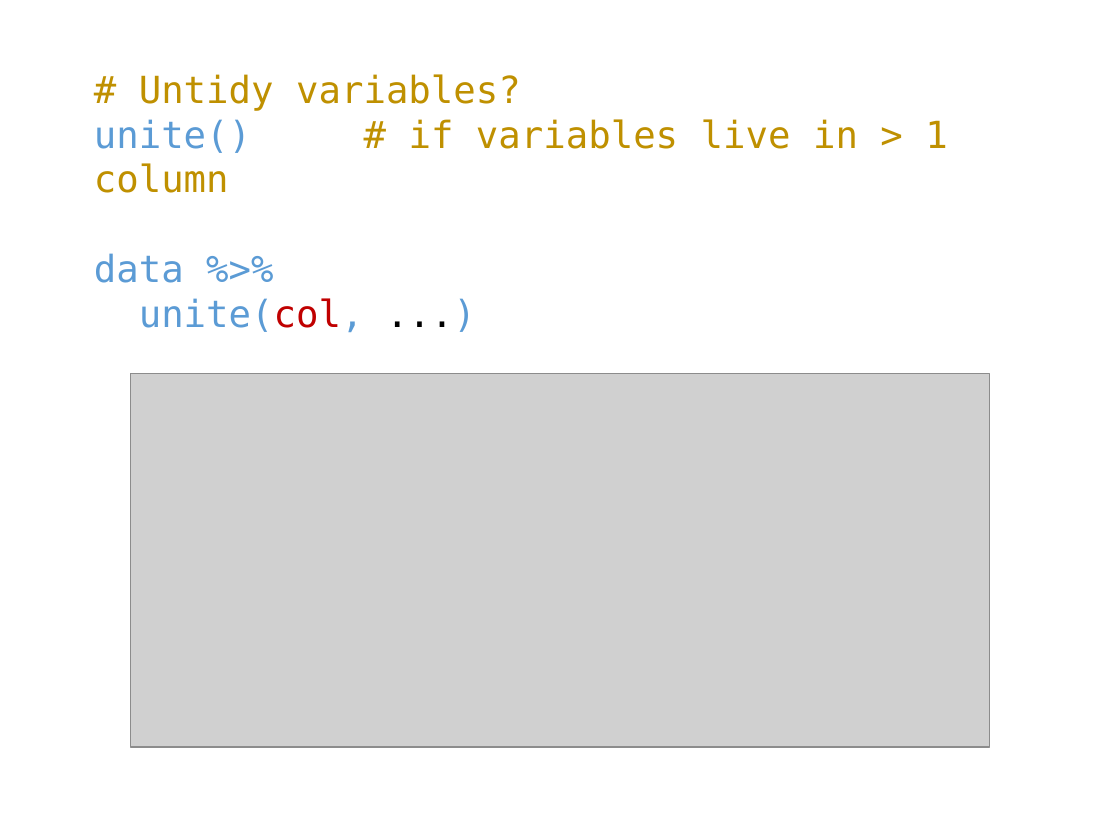
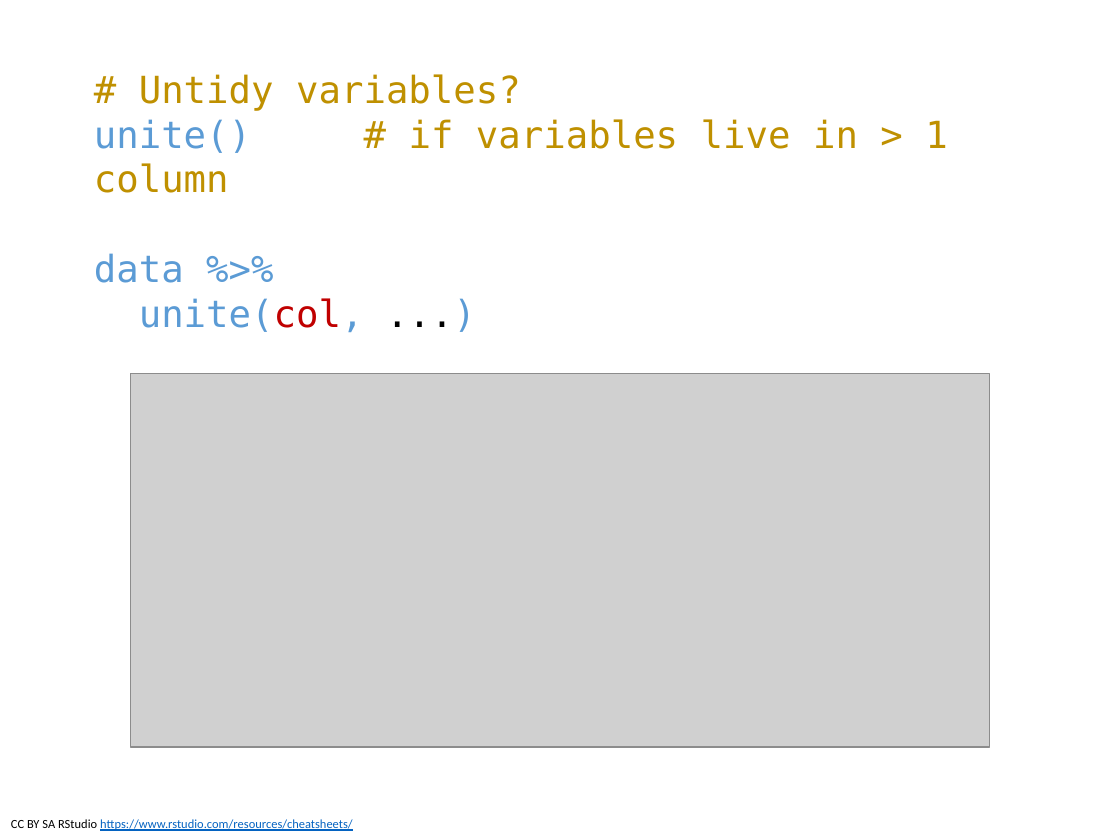
Before and after one commit to rvanmazijk/BioSci-tidyverse-workshop, a slide deck: slide 113 of slides-and-notes/day-1-slides.pptx. Drawn at 1120x840 pixels with LibreOffice and Linux fonts; fonts in the diff are those of the drawing; grey boxes stand for pictures. Boxes give left, top, right and bottom in pixels: in the first picture for what was removed or moved away, otherwise in the second. Text is boxed around its words. In the diff, an @@ line names an element or a change of style, - is before the commit and + after.

Commit message:
Add RStudio credit to data frame images used in examples

```diff
--- a/slides-and-notes/day-1-slides.pptx
+++ b/slides-and-notes/day-1-slides.pptx
@@ text added at (x1=11, y1=819, x2=353, y2=831), 8 pt, text #0563C1, underline @@
+CC BY SA RStudio https://www.rstudio.com/resources/cheatsheets/
```
Also in this commit, not shown: 8 other slides changed, 1 other file.
